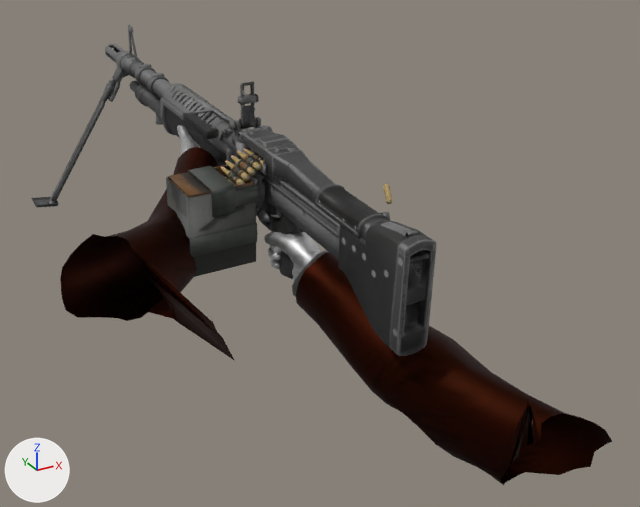
A saved change to the OBJ model GameData/Animations/LMG/Fire/frame_23.obj.
Rendered twice from a camera (50 mm lens) standing at (-0.84, -1.42, 0.49) and looking at (0.22, 0.51, -0.47). The lights are fixed; the arrows at lower left show +X, +Y and +Z. Where no turn or scale is listed for an object, it has been applied to the vertices.
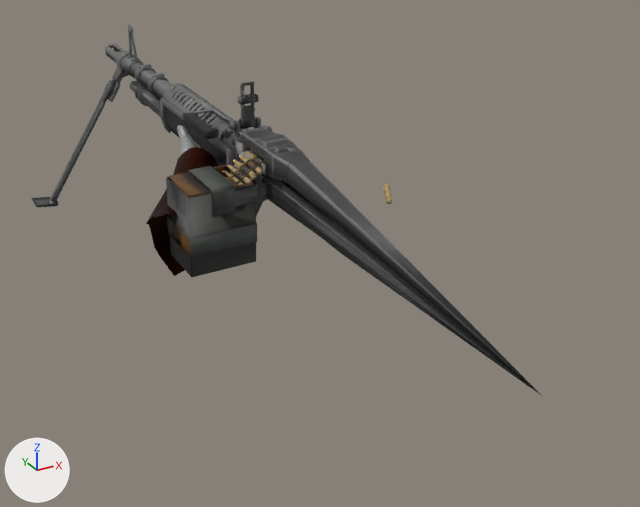
Changed parts and their boxes (x1, y1, x2, y2) in the pictures (640 x 507 px):
'PlayerModelMerged.001_PlayerModelMerged', reshaped: before (60, 125, 612, 485); after (146, 125, 218, 276)
'Mesh.005', reshaped (26% wider, 12% taller): before (31, 24, 436, 356); after (31, 24, 542, 396)
part 1 of me_mesh_005, deleted (black): before (156, 114, 430, 279)
part 2 of me_mesh_005, cut back: before (105, 43, 436, 356); after (114, 49, 296, 194)
part 3 of me_mesh_005, added: after (262, 164, 542, 396)
part 4 of me_mesh_005, surface changed: (113, 45, 256, 104) in both
part 5 of me_playermodelmerged_001_playermodelmerged, deleted: before (259, 210, 321, 281)
part 6 of me_playermodelmerged_001_playermodelmerged, deleted (black): before (296, 252, 612, 485)
part 7 of me_playermodelmerged_001_playermodelmerged, deleted: before (292, 250, 327, 297)
part 8 of me_playermodelmerged_001_playermodelmerged, deleted: before (60, 213, 235, 361)

What changed in the scene script:
```text
Change me_mesh_005:
    used by ob_mesh_005; location = (0.0, 0.0, 0.0)
    remove me_mesh_005.from_pydata(...)  # 10811 vertices, 20781 faces, 17 loose edges; spans x -0.31..0.41, y -0.11..1.79, z -0.61..0.0
    add me_mesh_005.from_pydata(...)  # 3878 vertices, 6644 faces, 13 loose edges; spans x -0.31..0.14, y -0.46..1.79, z -0.61..0.0
    me_mesh_005 part 1: 19 loose pieces with 1958 vertices, spanning x -0.1..0.41, y -0.1..1.66, z -0.61..-0.13, are deleted
    me_mesh_005 part 2: 204 vertices moved within x -0.11..0.12, y 0.44..1.79, z -0.3..-0.09; 5073 vertices removed from x -0.15..0.15, y -0.11..1.79, z -0.45..-0.06; 97 vertices added at x -0.06..0.11, y 0.49..1.45, z -0.24..-0.02
    me_mesh_005 part 3: 1 vertex added at x 0.12, y -0.46, z -0.34
    me_mesh_005 part 4: 50 kept faces spanning x -0.24..0.11, y 0.47..1.76, z -0.61..-0.05 get new texture (UV) coordinates
Change me_playermodelmerged_001_playermodelmerged:
    used by ob_playermodelmerged_001_playermodelmerged; location = (0.0, 0.0, 0.0)
    remove me_playermodelmerged_001_playermodelmerged.from_pydata(...)  # 1157 vertices, 2192 faces; spans x -0.496..0.461, y -0.352..1.04, z -0.758..-0.204
    add me_playermodelmerged_001_playermodelmerged.from_pydata(...)  # 475 vertices, 890 faces; spans x -0.221..0.146, y 0.524..1.04, z -0.481..-0.204
    me_playermodelmerged_001_playermodelmerged part 5: the loose piece of 328 vertices spanning x 0.044..0.143, y 0.264..0.546, z -0.481..-0.327 is deleted
    me_playermodelmerged_001_playermodelmerged part 6: the loose piece of 208 vertices spanning x 0.026..0.461, y -0.352..0.344, z -0.758..-0.35 is deleted
    me_playermodelmerged_001_playermodelmerged part 7: the loose piece of 40 vertices spanning x 0.028..0.167, y 0.206..0.361, z -0.516..-0.35 is deleted
    me_playermodelmerged_001_playermodelmerged part 8
    106 vertices are removed from x -0.496..-0.134, y -0.054..0.623, z -0.482..-0.24
    210 faces are deleted
```
